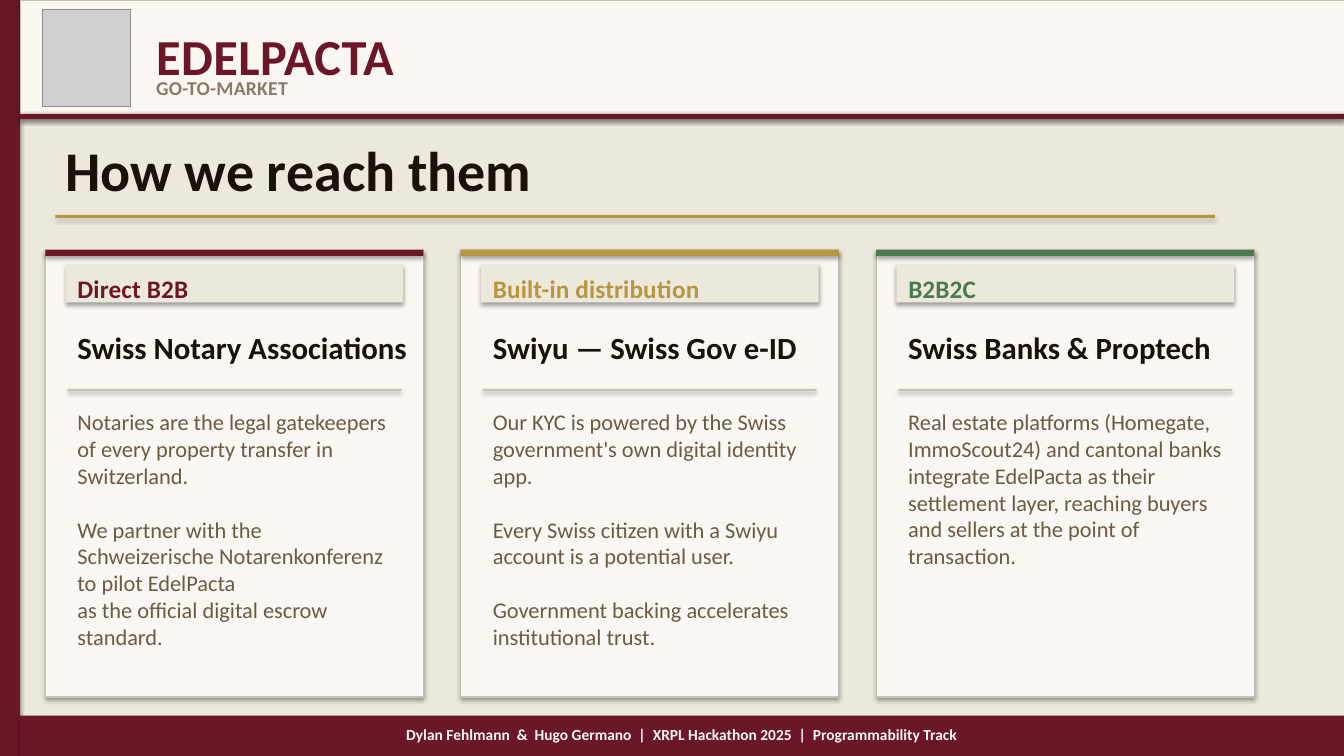
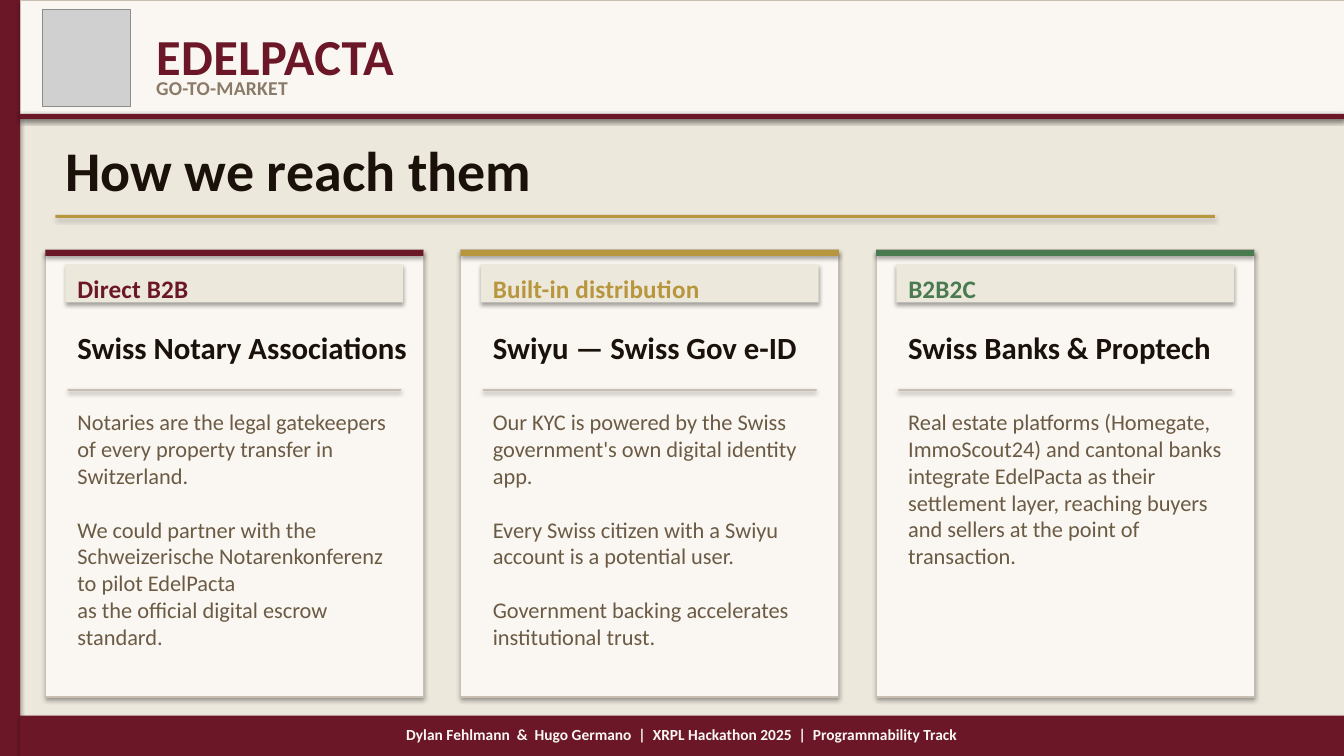
Before and after one commit to FehlmannDy/EdelPacta, a slide deck: slide 7 of EdelPacta_Hackathon_Presentation.odp. Drawn at 1344x756 pixels with LibreOffice and Linux fonts; fonts in the diff are those of the drawing; grey boxes stand for pictures. Boxes give left, top, right and bottom in pixels: in the first picture for what was removed or moved away, otherwise in the second. Text is boxed around its words. In the diff, an @@ line names an element or a change of style, - is before the commit and + after.

Commit message:
fix: update timestamp in hackathon presentation file

```diff
--- a/EdelPacta_Hackathon_Presentation.odp
+++ b/EdelPacta_Hackathon_Presentation.odp
@@ text at (77,414,386,645): text changed @@
-Notaries are the legal gatekeepers of every property transfer in Switzerland.
-We partner with the Schweizerische Notarenkonferenz to pilot EdelPacta
-as the official digital escrow standard.
+Notaries are the legal gatekeepers of every property transfer in Switzerland.
+We could partner with the Schweizerische Notarenkonferenz to pilot EdelPacta
+as the official digital escrow standard.
```
Also in this commit, not shown: 1 other file.
